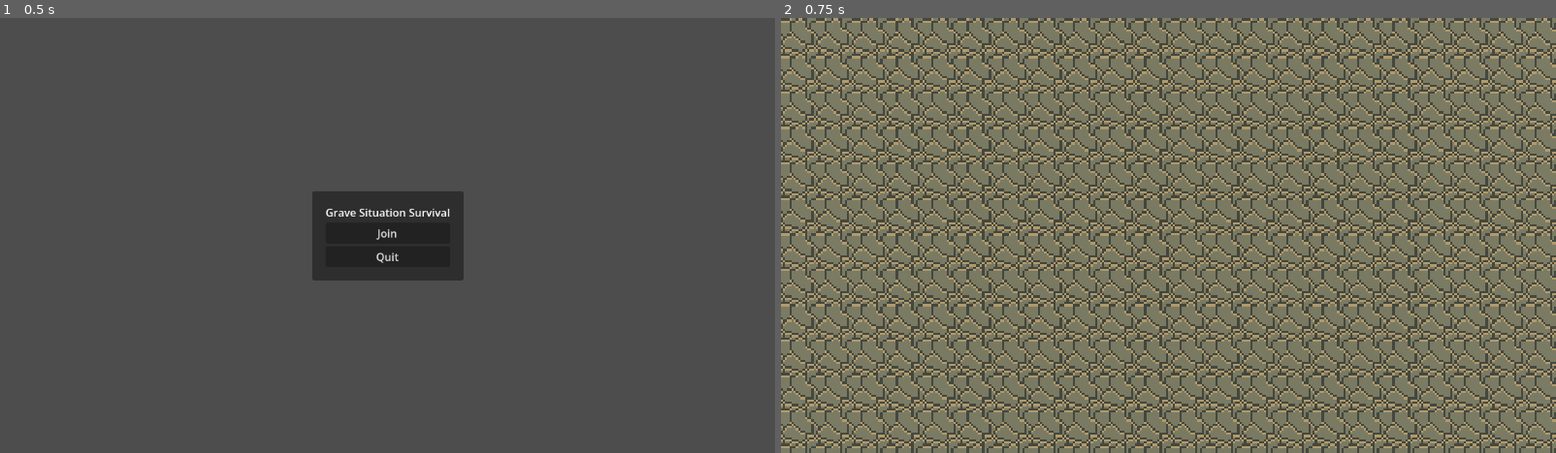
Above: before the commit, frames 1-2 (left to right).
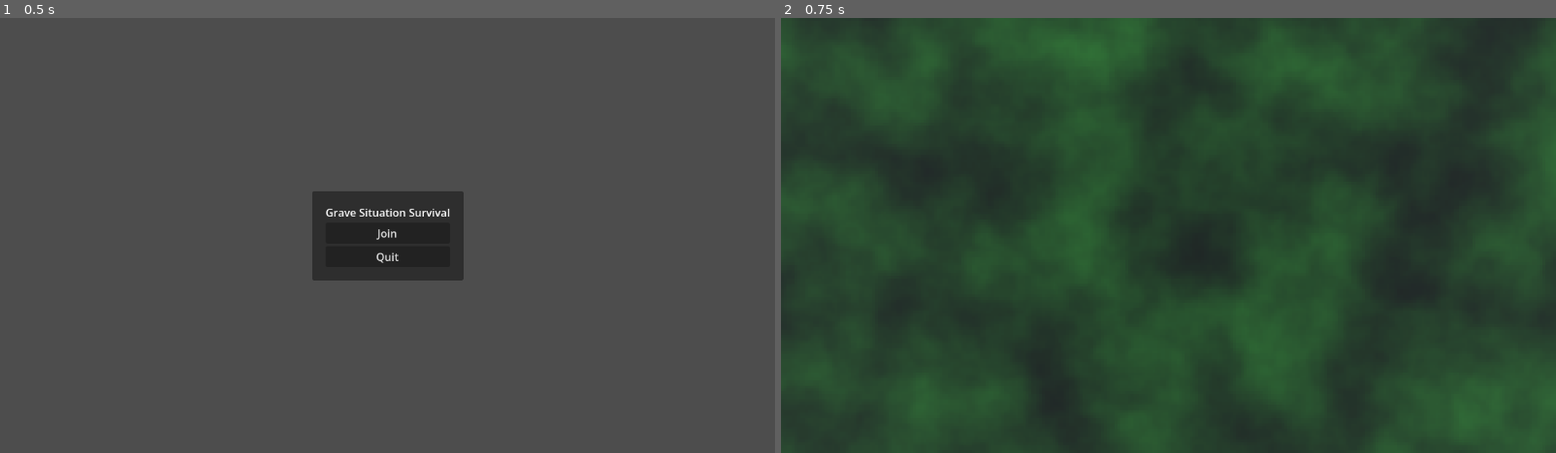
Above: after the commit, the same moments.

Repository: RichardEHarris/grave-situation-jam
Game: Godot game, scene res://Scenes/Main.tscn
The game is run twice, just before and just after one commit, with the same random seed, the same clock (stepped at 60 frames per second) and the same inputs.
Inputs:
- Up to frame 1 (0.5 s): no input
- Up to frame 2 (0.75 s): click "Join" at 0.5 s

Frame 1 is identical in both runs. In frame 2, 99% of the frame differs, in the area x 0-100%, y 0-100%.

Commit message:
Rotation and Balls
Player looks and shoots towards mouse.
enemies trigger collide events with player.
projectiles trigger collide events with enemies.
player is styling at an interesting angle

Diff:
--- a/Scenes/Entities/Ball.tscn
+++ b/Scenes/Entities/Ball.tscn
@@ -1,5 +1,6 @@
 [gd_scene format=3 uid="uid://4hnuvjijwq2b"]
 
+[ext_resource type="Script" uid="uid://dajbk363yclag" path="res://Scripts/ball.gd" id="1_0owi4"]
 [ext_resource type="Texture2D" uid="uid://c0lr2mqmrxte7" path="res://Assets/craftpix_Undead_Top_Down/PNG/Objects_separately/Rock_shadow1_1.png" id="1_mqcfq"]
 
 [sub_resource type="SphereShape3D" id="SphereShape3D_0owi4"]
@@ -20,10 +21,14 @@
 properties/1/spawn = true
 properties/1/replication_mode = 1
 
+[sub_resource type="CapsuleShape3D" id="CapsuleShape3D_mqcfq"]
+radius = 0.6
+
 [node name="Ball" type="RigidBody3D" unique_id=1471886756]
-collision_layer = 2
+collision_layer = 0
 collision_mask = 3
 mass = 3.0
+script = ExtResource("1_0owi4")
 
 [node name="CollisionShape3D" type="CollisionShape3D" parent="." unique_id=1418405505]
 shape = SubResource("SphereShape3D_0owi4")
@@ -33,3 +38,17 @@
 
 [node name="MultiplayerSynchronizer" type="MultiplayerSynchronizer" parent="." unique_id=2093201797]
 replication_config = SubResource("SceneReplicationConfig_mqcfq")
+
+[node name="ProjectileCollision" type="Area3D" parent="." unique_id=1903841544]
+collision_layer = 0
+collision_mask = 3
+
+[node name="CollisionShape3D" type="CollisionShape3D" parent="ProjectileCollision" unique_id=568058057]
+shape = SubResource("CapsuleShape3D_mqcfq")
+
+[node name="Timer" type="Timer" parent="." unique_id=1395253873]
+wait_time = 3.0
+one_shot = true
+autostart = true
+
+[connection signal="timeout" from="Timer" to="." method="_on_timer_timeout"]
--- a/Scenes/Entities/Enemy.tscn
+++ b/Scenes/Entities/Enemy.tscn
@@ -1,8 +1,10 @@
 [gd_scene format=3 uid="uid://on77vwkf1mvg"]
 
-[ext_resource type="Script" uid="uid://dnpc6v42mjbs7" path="res://Scenes/Entities/enemy.gd" id="1_8q37v"]
+[ext_resource type="Script" uid="uid://dnpc6v42mjbs7" path="res://Scripts/enemy.gd" id="1_8q37v"]
 
 [sub_resource type="CapsuleShape3D" id="CapsuleShape3D_bt1oo"]
+radius = 0.4
+height = 2.942
 
 [sub_resource type="SphereMesh" id="SphereMesh_bt1oo"]
 
@@ -17,21 +19,32 @@
 properties/2/spawn = true
 properties/2/replication_mode = 1
 
+[sub_resource type="CapsuleShape3D" id="CapsuleShape3D_8q37v"]
+radius = 0.6
+
 [node name="Enemy" type="CharacterBody3D" unique_id=869953371]
-collision_layer = 2
+collision_layer = 3
 collision_mask = 3
 script = ExtResource("1_8q37v")
 
 [node name="CollisionShape3D" type="CollisionShape3D" parent="." unique_id=2050169801]
+transform = Transform3D(1, 0, 0, 0, 1, 0, 0, 0, 1, 0, 1, 0)
 shape = SubResource("CapsuleShape3D_bt1oo")
 
 [node name="MeshInstance3D" type="MeshInstance3D" parent="." unique_id=69333412]
+transform = Transform3D(1, 0, 0, 0, 1, 0, 0, 0, 1, 0, 0.5, 0)
 mesh = SubResource("SphereMesh_bt1oo")
 
 [node name="MultiplayerSynchronizer" type="MultiplayerSynchronizer" parent="." unique_id=1275483360]
 replication_config = SubResource("SceneReplicationConfig_8q37v")
 
 [node name="Label3D" type="Label3D" parent="." unique_id=167938552]
-transform = Transform3D(1, 0, 0, 0, 1, 0, 0, 0, 1, 0, 0.79840195, 0)
+transform = Transform3D(1, 0, 0, 0, 1, 0, 0, 0, 1, 0, 1, 0)
 billboard = 1
 font_size = 170
+
+[node name="EnemyCollision" type="Area3D" parent="." unique_id=501263947]
+transform = Transform3D(1, 0, 0, 0, 1, 0, 0, 0, 1, 0, 1, 0)
+
+[node name="CollisionShape3D" type="CollisionShape3D" parent="EnemyCollision" unique_id=964622481]
+shape = SubResource("CapsuleShape3D_8q37v")
--- a/Scenes/Enviroment/World1.tscn
+++ b/Scenes/Enviroment/World1.tscn
@@ -1,22 +1,25 @@
 [gd_scene format=3 uid="uid://lgcdgo0015kc"]
 
-[ext_resource type="Texture2D" uid="uid://bq8quoqmpcgff" path="res://Assets/craftpix_Undead_Top_Down/Background.png" id="1_sya2q"]
-[ext_resource type="Script" uid="uid://ce518imsy8m2q" path="res://Scenes/Enviroment/world_1.gd" id="1_um7ql"]
+[ext_resource type="Script" uid="uid://ce518imsy8m2q" path="res://Scripts/world_1.gd" id="1_um7ql"]
 [ext_resource type="Texture2D" uid="uid://dixxe2wf7b1y3" path="res://Assets/craftpix_Undead_Top_Down/Texture11-invert.png" id="2_kgjwl"]
 [ext_resource type="Texture2D" uid="uid://qih4gy42thjv" path="res://Assets/craftpix_Undead_Top_Down/Texture11.png" id="2_uuwhu"]
 
 [sub_resource type="WorldBoundaryShape3D" id="WorldBoundaryShape3D_6ojss"]
 
+[sub_resource type="FastNoiseLite" id="FastNoiseLite_kgjwl"]
+
+[sub_resource type="NoiseTexture2D" id="NoiseTexture2D_um7ql"]
+noise = SubResource("FastNoiseLite_kgjwl")
+normalize = false
+
 [sub_resource type="StandardMaterial3D" id="StandardMaterial3D_sya2q"]
 resource_local_to_scene = true
-albedo_texture = ExtResource("1_sya2q")
-albedo_texture_force_srgb = true
+albedo_color = Color(0.12722059, 0.35343558, 0.118407, 1)
+albedo_texture = SubResource("NoiseTexture2D_um7ql")
 normal_texture = ExtResource("2_uuwhu")
 heightmap_texture = ExtResource("2_uuwhu")
 detail_mask = ExtResource("2_kgjwl")
 detail_blend_mode = 2
-uv1_scale = Vector3(0.5, 0.5, 0.5)
-uv1_triplanar = true
 texture_filter = 2
 
 [sub_resource type="PlaneMesh" id="PlaneMesh_uuwhu"]
@@ -50,9 +53,6 @@
 transform = Transform3D(1, 0, 0, 0, 0.62185884, 0.78312945, 0, -0.78312945, 0.62185884, 0, 3.4527621, 0)
 shadow_enabled = true
 
-[node name="Camera3D" type="Camera3D" parent="." unique_id=279232793]
-transform = Transform3D(1, 0, 0, 0, -4.371139e-08, 1, 0, -1, -4.371139e-08, 0, 16, 0)
-
 [node name="SpawnContainer" type="Node3D" parent="." unique_id=187880534]
 
 [node name="MultiplayerSpawner" type="MultiplayerSpawner" parent="." unique_id=500640292]
--- a/Scenes/GameScene.tscn
+++ /dev/null
@@ -1,3 +0,0 @@
-[gd_scene format=3 uid="uid://dfvgmurw78rjr"]
-
-[node name="Node3D" type="Node3D" unique_id=1847474825]
--- a/Scenes/Main.tscn
+++ b/Scenes/Main.tscn
@@ -1,7 +1,50 @@
 [gd_scene format=3 uid="uid://dyqrqpmj25nfc"]
 
 [ext_resource type="PackedScene" uid="uid://5al0o8asrmrm" path="res://Scenes/UI/MainMenu.tscn" id="1_r150o"]
+[ext_resource type="Shader" uid="uid://dt5ajmg3lg67n" path="res://Scenes/outline.gdshader" id="2_idj7w"]
+
+[sub_resource type="ShaderMaterial" id="ShaderMaterial_kln2b"]
+render_priority = 0
+shader = ExtResource("2_idj7w")
+shader_parameter/depth_threshold = 0.05
+shader_parameter/reverse_depth_threshold = 0.25
+shader_parameter/normal_threshold = 0.6
+shader_parameter/darken_amount = 0.3
+shader_parameter/lighten_amount = 1.5
+shader_parameter/normal_edge_bias = Vector3(1, 1, 1)
+shader_parameter/light_direction = Vector3(-0.96, -0.18, 0.2)
+
+[sub_resource type="QuadMesh" id="QuadMesh_idj7w"]
+material = SubResource("ShaderMaterial_kln2b")
+flip_faces = true
+size = Vector2(2, 2)
 
 [node name="Main" type="Node" unique_id=1743270164]
 
 [node name="MainMenu" parent="." unique_id=916966675 instance=ExtResource("1_r150o")]
+
+[node name="SubViewportContainer" type="SubViewportContainer" parent="." unique_id=1968037759]
+texture_filter = 1
+anchors_preset = 15
+anchor_right = 1.0
+anchor_bottom = 1.0
+grow_horizontal = 2
+grow_vertical = 2
+stretch = true
+stretch_shrink = 4
+
+[node name="GameScene" type="SubViewport" parent="SubViewportContainer" unique_id=1257795679]
+unique_name_in_owner = true
+handle_input_locally = false
+size = Vector2i(288, 162)
+render_target_update_mode = 4
+
+[node name="Camera3D" type="Camera3D" parent="SubViewportContainer/GameScene" unique_id=1856081099]
+transform = Transform3D(1, 0, 0, 0, -4.371139e-08, 1, 0, -1, -4.371139e-08, 0, 16, 0)
+projection = 1
+size = 25.0
+
+[node name="PostProcessing" type="MeshInstance3D" parent="SubViewportContainer/GameScene/Camera3D" unique_id=8570333]
+transform = Transform3D(1, 0, 0, 0, -4.371139e-08, -1, 0, 1, -4.371139e-08, 0, 6.993822e-07, -16)
+extra_cull_margin = 16384.0
+mesh = SubResource("QuadMesh_idj7w")
--- a/Scenes/Player/Player.tscn
+++ b/Scenes/Player/Player.tscn
@@ -1,7 +1,10 @@
 [gd_scene format=3 uid="uid://x25d2r17ely6"]
 
-[ext_resource type="Script" uid="uid://fabacdbxsg06" path="res://Scenes/Player/player.gd" id="1_s0eop"]
+[ext_resource type="Script" uid="uid://fabacdbxsg06" path="res://Scripts/player.gd" id="1_s0eop"]
 [ext_resource type="PackedScene" uid="uid://divt440a17gdf" path="res://Assets/BananaBolt/Wizard Hat.fbx" id="2_ft8w5"]
+
+[sub_resource type="CapsuleShape3D" id="CapsuleShape3D_ft8w5"]
+radius = 0.7
 
 [sub_resource type="CapsuleShape3D" id="CapsuleShape3D_l3ax4"]
 
@@ -29,29 +32,39 @@
 properties/3/replication_mode = 1
 
 [node name="Player" type="CharacterBody3D" unique_id=1808271539]
+collision_mask = 3
 script = ExtResource("1_s0eop")
 player_colour = Color(0.24998516, 0.49465692, 0.47666425, 1)
+
+[node name="PlayerCollision" type="Area3D" parent="." unique_id=2102791856]
+transform = Transform3D(1, 0, 0, 0, 1, 0, 0, 0, 1, 0, 1, 0)
+
+[node name="CollisionShape3D" type="CollisionShape3D" parent="PlayerCollision" unique_id=45818804]
+shape = SubResource("CapsuleShape3D_ft8w5")
 
 [node name="Camera3D" type="Camera3D" parent="." unique_id=1461379677]
 unique_name_in_owner = true
 transform = Transform3D(1, 0, 0, 0, 0.49999997, 0.86602545, 0, -0.86602545, 0.49999997, 0, 12, 6)
+projection = 1
+size = 25.0
 
 [node name="BodyCollider" type="CollisionShape3D" parent="." unique_id=1944948290]
 transform = Transform3D(1, 0, 0, 0, 1, 0, 0, 0, 1, 0, 1, 0)
 shape = SubResource("CapsuleShape3D_l3ax4")
 
-[node name="BodyMesh" type="MeshInstance3D" parent="." unique_id=1082142508]
+[node name="Head" type="Node3D" parent="." unique_id=1431038654]
+unique_name_in_owner = true
+transform = Transform3D(1, 0, 0, 0, 0.9659258, 0.25881904, 0, -0.25881904, 0.9659258, 0, 0, 0)
+rotation_order = 0
+
+[node name="BodyMesh" type="MeshInstance3D" parent="Head" unique_id=1082142508]
 transform = Transform3D(1, 0, 0, 0, 1, 0, 0, 0, 1, 0, 1, 0)
 mesh = SubResource("CapsuleMesh_s0eop")
-
-[node name="Head" type="Node3D" parent="." unique_id=1431038654]
-unique_name_in_owner = true
-rotation_order = 0
 
 [node name="Wizard Hat" parent="Head" unique_id=643566593 instance=ExtResource("2_ft8w5")]
 transform = Transform3D(0.8, 0, 0, 0, 0.8, 0, 0, 0, 0.8, 0, 1.8611994, 0)
 
-[node name="Cone" parent="Head/Wizard Hat" index="0" unique_id=1590017749]
+[node name="Cone" parent="Head/Wizard Hat" index="0" unique_id=316822071]
 surface_material_override/0 = SubResource("StandardMaterial3D_ft8w5")
 
 [node name="Face" type="MeshInstance3D" parent="Head" unique_id=1518075707]
--- a/Scenes/UI/MainMenu.tscn
+++ b/Scenes/UI/MainMenu.tscn
@@ -1,6 +1,6 @@
 [gd_scene format=3 uid="uid://5al0o8asrmrm"]
 
-[ext_resource type="Script" uid="uid://xakcrijqop8r" path="res://Scenes/main_menu.gd" id="1_tt5f1"]
+[ext_resource type="Script" uid="uid://xakcrijqop8r" path="res://Scripts/main_menu.gd" id="1_tt5f1"]
 
 [node name="MainMenu" type="CanvasLayer" unique_id=916966675]
 script = ExtResource("1_tt5f1")
--- /dev/null
+++ b/Scenes/outline.gdshader
@@ -0,0 +1,90 @@
+shader_type spatial;
+render_mode unshaded;
+
+uniform sampler2D screen_texture : source_color, hint_screen_texture, filter_nearest;
+uniform sampler2D depth_texture : source_color, hint_depth_texture, filter_nearest;
+uniform sampler2D normal_texture : source_color, hint_normal_roughness_texture, filter_nearest;
+
+uniform float depth_threshold : hint_range(0, 1) = 0.05;
+uniform float reverse_depth_threshold : hint_range(0, 1) = 0.25;
+uniform float normal_threshold : hint_range(0, 1) = 0.6;
+
+uniform float darken_amount : hint_range(0, 1, 0.01) = 0.3;
+uniform float lighten_amount : hint_range(0, 10, 0.01) = 1.5;
+
+uniform vec3 normal_edge_bias = vec3(1, 1, 1);
+uniform vec3 light_direction = vec3(-0.96, -0.18, 0.2);
+
+float get_depth(vec2 screen_uv, mat4 inv_projection_matrix) {
+	float depth = texture(depth_texture, screen_uv).r;
+	vec3 ndc = vec3(screen_uv * 2.0 - 1.0, depth);
+	vec4 view = inv_projection_matrix * vec4(ndc, 1.0);
+	view.xyz /= view.w;
+	return -view.z;
+}
+
+void vertex() {
+	POSITION = vec4(VERTEX.xy, 1.0, 1.0);
+}
+
+void fragment() {
+	float depth = get_depth(SCREEN_UV, INV_PROJECTION_MATRIX);
+	vec3 normal = texture(normal_texture, SCREEN_UV).xyz * 2.0 - 1.0;
+	vec2 texel_size = 1.0 / VIEWPORT_SIZE.xy;
+
+	vec2 uvs[4];
+	uvs[0] = vec2(SCREEN_UV.x, min(1.0 - 0.001, SCREEN_UV.y + texel_size.y));
+	uvs[1] = vec2(SCREEN_UV.x, max(0.0, SCREEN_UV.y - texel_size.y));
+	uvs[2] = vec2(min(1.0 - 0.001, SCREEN_UV.x + texel_size.x), SCREEN_UV.y);
+	uvs[3] = vec2(max(0.0, SCREEN_UV.x - texel_size.x), SCREEN_UV.y);
+
+	float depth_diff = 0.0;
+	float depth_diff_reversed = 0.0;
+	float nearest_depth = depth;
+	vec2 nearest_uv = SCREEN_UV;
+
+	float normal_sum = 0.0;
+	for (int i = 0; i < 4; i++) {
+		float d = get_depth(uvs[i], INV_PROJECTION_MATRIX);
+		depth_diff += depth - d;
+		depth_diff_reversed += d - depth;
+
+		if (d < nearest_depth) {
+			nearest_depth = d;
+			nearest_uv = uvs[i];
+		}
+
+		vec3 n = texture(normal_texture, uvs[i]).xyz * 2.0 - 1.0;
+		vec3 normal_diff = normal - n;
+
+		// Edge pixels should yield to the normal closest to the bias direction
+		float normal_bias_diff = dot(normal_diff, normal_edge_bias);
+		float normal_indicator = smoothstep(-0.01, 0.01, normal_bias_diff);
+
+		normal_sum += dot(normal_diff, normal_diff) * normal_indicator;
+	}
+	float depth_edge = step(depth_threshold, depth_diff);
+
+	// The reverse depth sum produces depth lines inside of the object, but they don't look as nice as the normal depth_diff
+	// Instead, we can use this value to mask the normal edge along the outside of the object
+	float reverse_depth_edge = step(reverse_depth_threshold, depth_diff_reversed);
+
+	float indicator = sqrt(normal_sum);
+	float normal_edge = step(normal_threshold, indicator - reverse_depth_edge);
+
+	vec3 original = texture(screen_texture, SCREEN_UV).rgb;
+	vec3 nearest = texture(screen_texture, nearest_uv).rgb;
+
+	mat3 view_to_world_normal_mat = mat3(
+            INV_VIEW_MATRIX[0].xyz,
+            INV_VIEW_MATRIX[1].xyz,
+            INV_VIEW_MATRIX[2].xyz
+	);
+	float ld = dot((view_to_world_normal_mat * normal), normalize(light_direction));
+
+	vec3 depth_col = nearest * darken_amount;
+	vec3 normal_col = original * (ld > 0.0 ? darken_amount : lighten_amount);
+	vec3 edge_mix = mix(normal_col, depth_col, depth_edge);
+
+	ALBEDO = mix(original, edge_mix, (depth_edge > 0.0 ? depth_edge : normal_edge));
+}
--- /dev/null
+++ b/Scripts/ball.gd
@@ -0,0 +1,19 @@
+extends RigidBody3D
+
+@onready var projectile_collision: Area3D = $ProjectileCollision
+
+func _ready() -> void:
+	add_to_group(Global.PROJECTILE_TAG)
+	if not is_multiplayer_authority():
+		#set_process(false)
+		set_physics_process(false)
+		return
+	projectile_collision.body_entered.connect(on_collision)
+
+func on_collision(body : Node3D):
+	if body.is_in_group(Global.ENEMY_TAG):
+		body.queue_free()
+		queue_free()
+
+func _on_timer_timeout() -> void:
+	queue_free()
--- a/Scenes/Entities/enemy.gd
+++ b/Scripts/enemy.gd
@@ -1,18 +1,32 @@
 extends CharacterBody3D
 
+const SPEED = 2.0
+var min_spawn_dist = 25.0
+var max_spawn_dist = 40.0
 
-const SPEED = 5.0
-const JUMP_VELOCITY = 4.5
-
+@onready var enemy_collision: Area3D = $EnemyCollision
 @onready var label_3d: Label3D = $Label3D
 @export var label_text: String
 
+func _enter_tree() -> void:
+	#print("Initial: " + str(position))
+	var random_direction = Vector3(randf_range(-1,1),0,randf_range(-1,1)).normalized()
+	var spawn_location = random_direction * randf_range(min_spawn_dist, max_spawn_dist)
+	position = position + spawn_location
+	#print("position: " + str(position))
+
 func _ready() -> void:
+	add_to_group(Global.ENEMY_TAG)
 	if not is_multiplayer_authority():
 		#set_process(false)
 		set_physics_process(false)
 		return
-	position = position + Vector3(randf_range(5, 10), 1, randf_range(5, 10))
+	#enemy_collision.body_entered.connect(on_collision)
+
+func on_collision(body : Node3D):
+	#print(body.get_groups())
+	if body.is_in_group(Global.PROJECTILE_TAG):
+		queue_free()
 
 func _process(delta: float) -> void:
 	if label_text:
@@ -42,3 +56,7 @@
 		velocity.z = 0
 
 	move_and_slide()
+
+
+func _exit_tree() -> void:
+	Global.enemy_count -= 1
--- a/Scripts/global.gd
+++ b/Scripts/global.gd
@@ -5,10 +5,15 @@
 var player_colour : Color
 
 var spawn_enemies : bool = false
-var spawn_cooldown = 1.0
+var spawn_cooldown = 0.5
 var current_timer = 0
 @export var enemy_count = 0
-var max_enemies = 10
+var max_enemies = 20
+
+const PLAYER_TAG = "Players"
+const ENEMY_TAG = "Enemy"
+const PROJECTILE_TAG = "Projectile"
+
 
 const BALL = preload("uid://4hnuvjijwq2b")
 const ENEMY = preload("uid://on77vwkf1mvg")
@@ -36,7 +41,8 @@
 @rpc("any_peer")
 func shoot_ball(pos, dir, force):
 	var new_ball : RigidBody3D = BALL.instantiate()
-	new_ball.position = pos + Vector3(0, 1, 0) + (dir * 2)
+	new_ball.position = pos + Vector3(0, 0.5, 0) + dir
+	#new_ball.add_to_group(PROJECTILE_TAG)
 	spawn_container.add_child(new_ball, true)
 	new_ball.apply_central_impulse(dir * force)
 
--- a/Scenes/main_menu.gd
+++ b/Scripts/main_menu.gd
@@ -2,6 +2,7 @@
 
 @onready var button_join: Button = %ButtonJoin
 @onready var button_quit: Button = %ButtonQuit
+@onready var game_scene: SubViewport = %GameScene
 
 const LEVEL_1 = preload("uid://lgcdgo0015kc") #World1
 const PLAYER = preload("uid://x25d2r17ely6")
@@ -23,4 +24,4 @@
 
 func add_world():
 	var new_world = LEVEL_1.instantiate()
-	get_tree().current_scene.add_child.call_deferred(new_world)
+	game_scene.add_child.call_deferred(new_world)
--- a/Scenes/Player/player.gd
+++ b/Scripts/player.gd
@@ -1,6 +1,7 @@
 extends CharacterBody3D
 
 @export var player_colour : Color
+@export var angle_offset = -15.0
 const SPEED = 5.0
 const JUMP_VELOCITY = 4.5
 const PLAYER_MATERIAL = preload("uid://nxsn4asxq8gc")
@@ -11,6 +12,7 @@
 @onready var hat: MeshInstance3D = $"Head/Wizard Hat/Cone"
 @onready var menu: Control = %Menu
 @onready var button_leave: Button = %ButtonLeave
+@onready var player_collision: Area3D = $PlayerCollision
 
 
 
@@ -20,7 +22,7 @@
 
 func _ready():
 	menu.hide()
-	add_to_group("Players")
+	add_to_group(Global.PLAYER_TAG)
 	hat.set_surface_override_material(0, PLAYER_MATERIAL)
 	set_colour()
 	#player_colour = Global.player_colour
@@ -32,11 +34,10 @@
 	position = position + Vector3(randf_range(0, 5), 1, randf_range(0, 5))
 	camera_3d.current = true
 	button_leave.pressed.connect(func(): Network.leave_server())
-
+	player_collision.body_entered.connect(on_collision)
 
 
 func _process(_delta: float) -> void:
-
 	if Input.is_action_just_pressed('menu'):
 		if menu.visible == false:
 			Input.set_mouse_mode(Input.MOUSE_MODE_VISIBLE)
@@ -46,39 +47,33 @@
 		#self.player_colour = Color(randf(), randf(), randf(), 255)
 	if Input.is_action_just_pressed("shoot"):
 		shoot()
-		set_colour()
+		#set_colour()
 
 
-
-
-#func _unhandled_input(event: InputEvent) -> void:
-#	if not is_multiplayer_authority():
-#		return
-#	if event is InputEventMouseMotion:
-#		head.rotate_y(-event.relative.x * sensitivity)
-#		camera_3d.rotate_x(-event.relative.y * sensitivity)
-#		camera_3d.rotation.x = clamp(camera_3d.rotation.x, deg_to_rad(-90), deg_to_rad(90))
+func _unhandled_input(event: InputEvent) -> void:
+	if not is_multiplayer_authority():
+		return
+	if event is InputEventMouseMotion:
+		var screen_size = get_viewport().get_visible_rect().size
+		var half_screen = screen_size/2
+		var mouse_pos = event.position
+		var relative_location = Vector3(mouse_pos.x - half_screen.x, 0, mouse_pos.y - half_screen.y)
+		head.look_at(relative_location + transform.origin)
+		head.rotate(Vector3(1,0,0), deg_to_rad(angle_offset))
 
 
 func _physics_process(delta: float) -> void:
-	# Add the gravity.
 	if not is_on_floor():
 		velocity += get_gravity() * delta
 
-	# Handle jump.
-	#if Input.is_action_just_pressed("ui_accept") and is_on_floor():
-	#	velocity.y = JUMP_VELOCITY
-
-	# Get the input direction and handle the movement/deceleration.
-	# As good practice, you should replace UI actions with custom gameplay actions.
 	var input_dir := Input.get_vector("left", "right", "up", "down")
 	var direction := (transform.basis * Vector3(input_dir.x, 0, input_dir.y)).normalized()
 	if direction:
 		velocity.x = direction.x * SPEED
 		velocity.z = direction.z * SPEED
 
-		head.look_at(direction + transform.origin)
-
+		#head.look_at(direction + transform.origin)
+		#head.rotate(Vector3(1,0,0), deg_to_rad(angle_offset))
 	else:
 		velocity.x = move_toward(velocity.x, 0, SPEED)
 		velocity.z = move_toward(velocity.z, 0, SPEED)
@@ -96,3 +91,8 @@
 	var force = 100
 	var pos = global_position
 	Global.shoot_ball.rpc_id(1, pos, facing_dir, force)
+
+func on_collision(body : Node3D):
+	if body.is_in_group(Global.ENEMY_TAG):
+		#TODO add player health handling here
+		print(name+": Ouch")
--- a/project.godot
+++ b/project.godot
@@ -12,7 +12,7 @@
 
 config/name="Grave Situation Jam"
 run/main_scene="uid://dyqrqpmj25nfc"
-config/features=PackedStringArray("4.6", "GL Compatibility")
+config/features=PackedStringArray("4.6", "C#", "GL Compatibility")
 boot_splash/show_image=false
 config/icon="res://icon.svg"
 
@@ -73,6 +73,11 @@
 ]
 }
 
+[layer_names]
+
+3d_physics/layer_1="Player"
+3d_physics/layer_2="Enemy"
+
 [physics]
 
 3d/physics_engine="Jolt Physics"
@@ -81,5 +86,3 @@
 
 textures/canvas_textures/default_texture_filter=3
 rendering_device/driver.windows="d3d12"
-renderer/rendering_method="gl_compatibility"
-renderer/rendering_method.mobile="gl_compatibility"
Not shown, added: Scenes/outline.gdshader.uid
Not shown, added: Scripts/ball.gd.uid
Renamed: Scenes/Entities/enemy.gd.uid -> Scripts/enemy.gd.uid
Renamed: Scenes/main_menu.gd.uid -> Scripts/main_menu.gd.uid
Renamed: Scenes/Player/player.gd.uid -> Scripts/player.gd.uid
Renamed: Scenes/Enviroment/world_1.gd -> Scripts/world_1.gd
Renamed: Scenes/Enviroment/world_1.gd.uid -> Scripts/world_1.gd.uid
Not shown, added: Scenes/Player/Player.tscn27938515478.tmp
